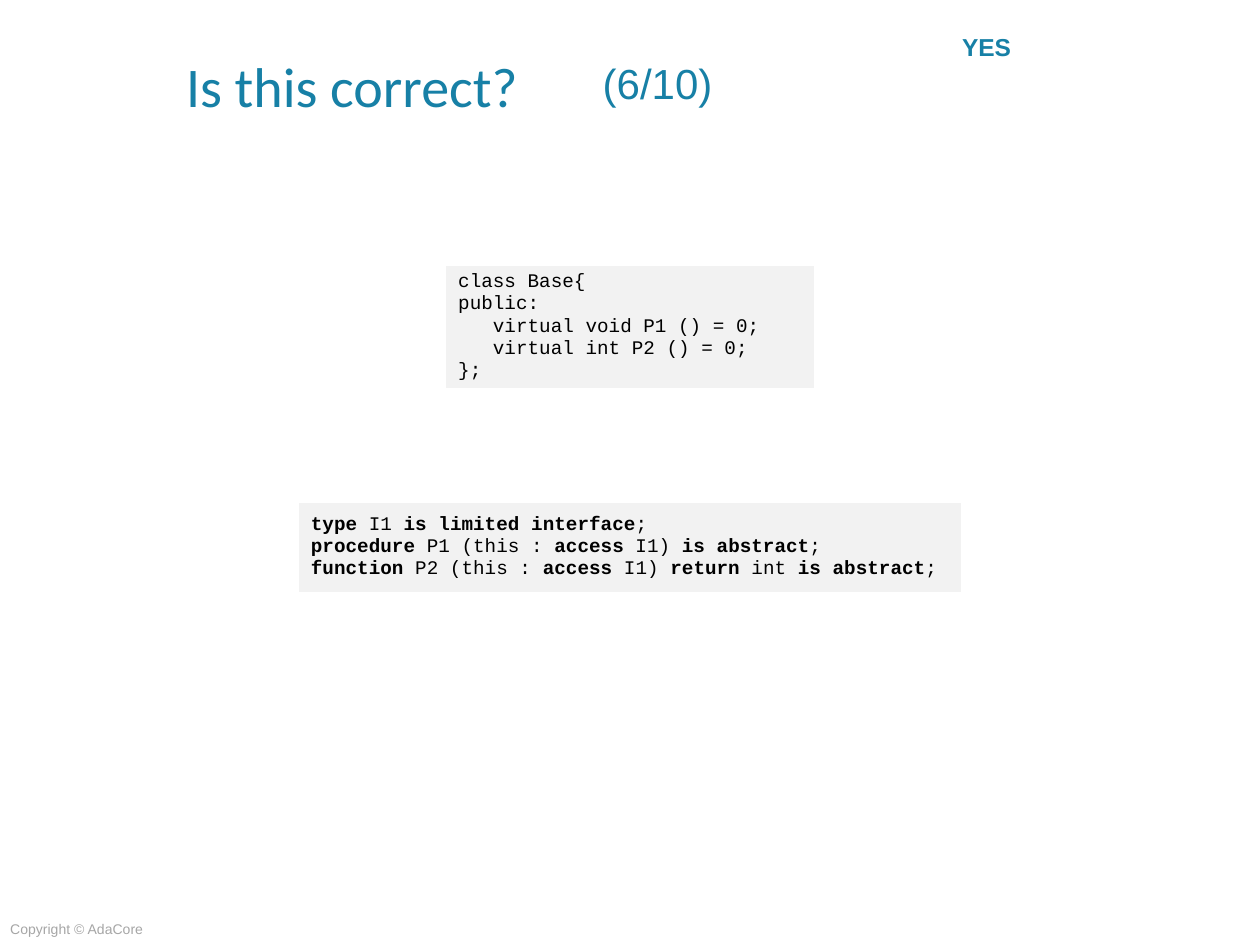
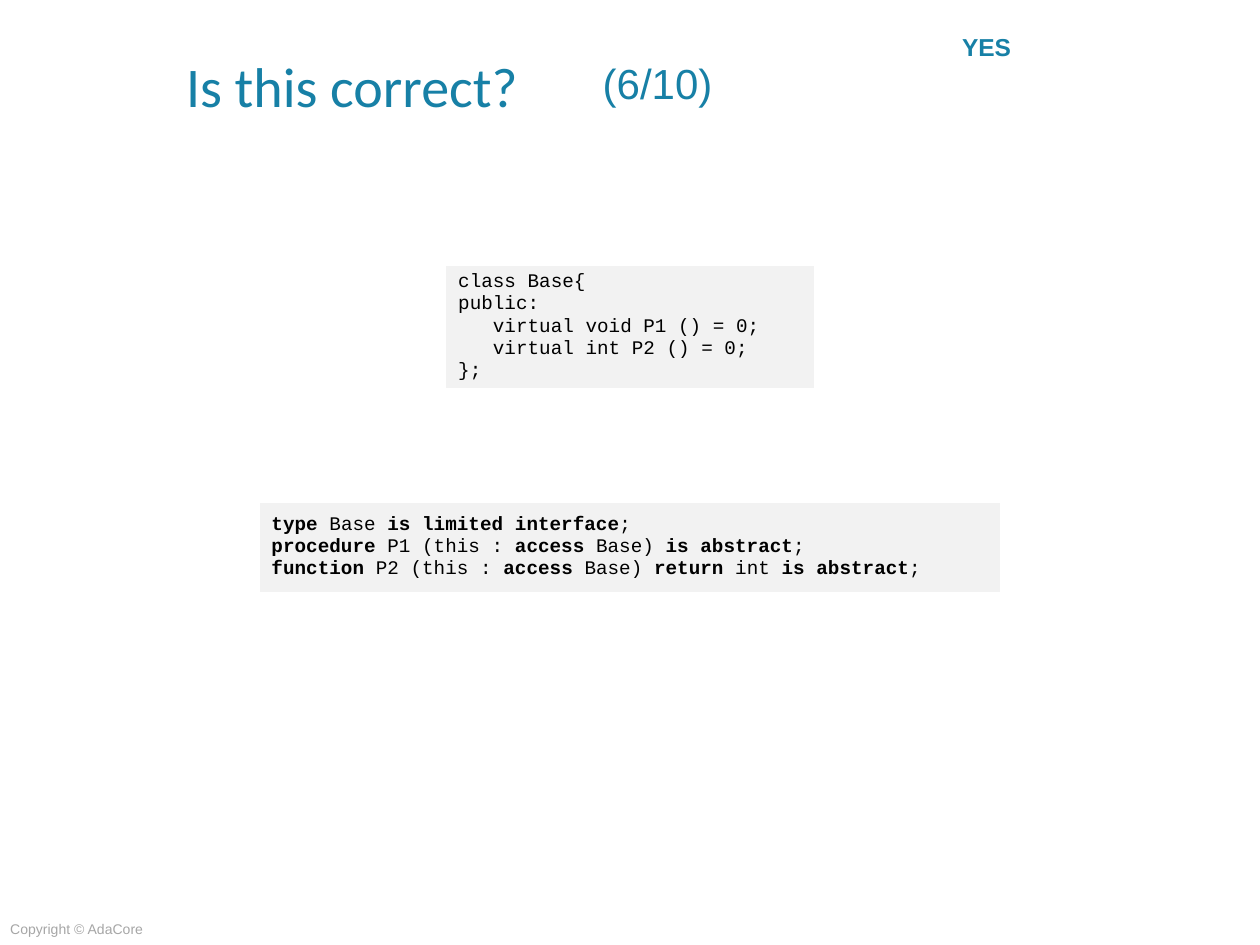
Before and after one commit to AdaCoreU/Courses, a slide deck: slide 32 of lectures/04_Mixed_Language_Programming_In_Ada/03_Ada_and_C++/Slides/03_Ada_and_C++.pptx. Drawn at 1260x945 pixels with LibreOffice and Linux fonts; fonts in the diff are those of the drawing; background and template pictures are left out. Boxes give left, top, right and bottom in pixels: in the first picture for what was removed or moved away, otherwise in the second. Text is boxed around its words. In the diff, an @@ line names an element or a change of style, - is before the commit and + after.

```diff
--- a/lectures/04_Mixed_Language_Programming_In_Ada/03_Ada_and_C++/Slides/03_Ada_and_C++.pptx
+++ b/lectures/04_Mixed_Language_Programming_In_Ada/03_Ada_and_C++/Slides/03_Ada_and_C++.pptx
@@ table at box(258, 503, 1000, 593) @@
-row 1, column 1: type I1 is limited interface; / procedure P1 (this : access I1) is abstract; / function P2 (this : access I1) return int is abstract;
+row 1, column 1: type Base is limited interface; / procedure P1 (this : access Base) is abstract; / function P2 (this : access Base) return int is abstract;
@@ table: place and size @@
-table at box(299, 503, 961, 593)
+table at box(258, 503, 1000, 593)
```
Also in this commit, not shown: 1 other slide changed, 1 other file.
